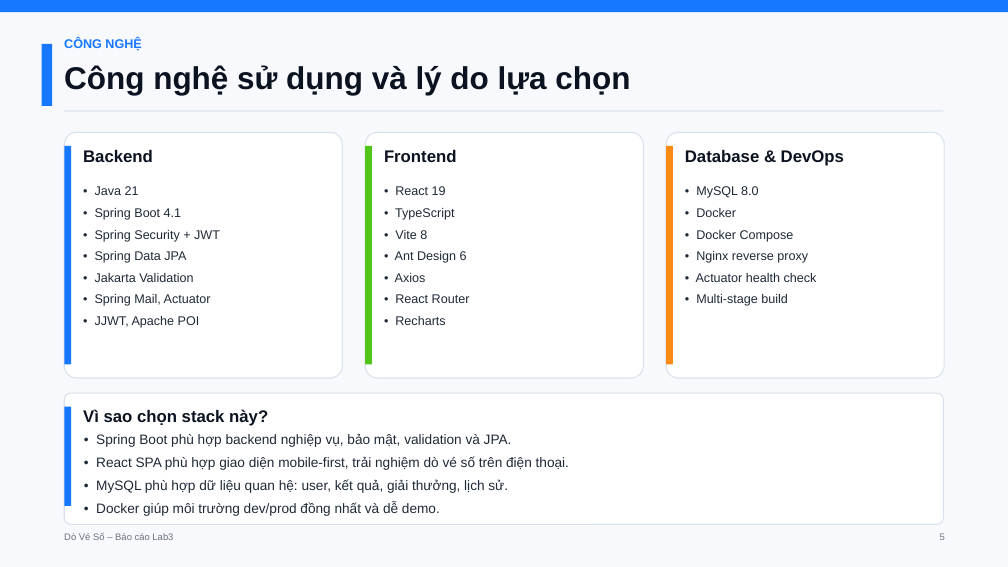
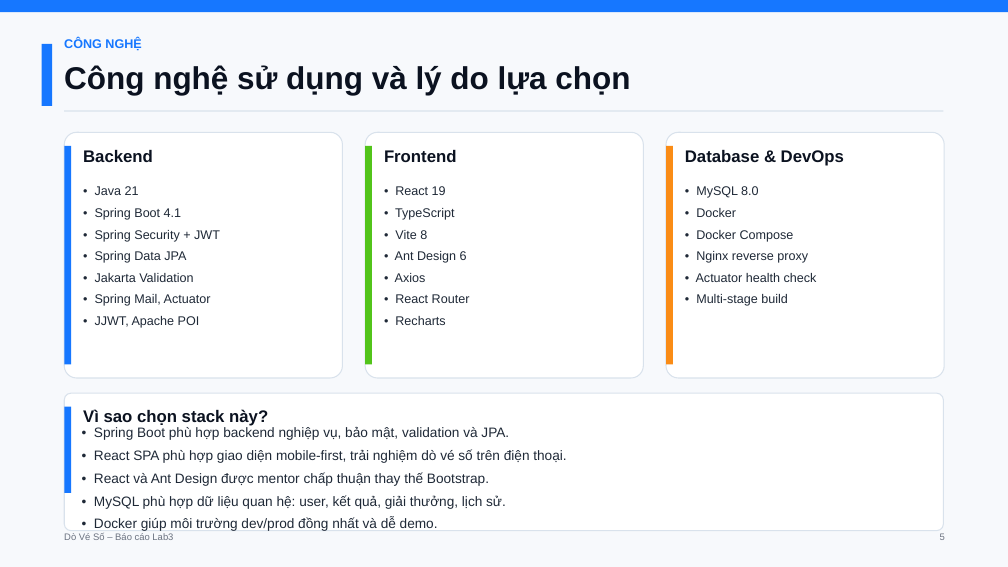
Before and after one commit to Stratoze/lab301, a slide deck: slide 5 of Task 9/Presentation/DoVeSo_BaoCao_Lab3.pptx. Drawn at 1008x567 pixels with LibreOffice and Linux fonts; fonts in the diff are those of the drawing. Boxes give left, top, right and bottom in pixels: in the first picture for what was removed or moved away, otherwise in the second. Text is boxed around its words. In the diff, an @@ line names an element or a change of style, - is before the commit and + after.

```diff
--- a/Task 9/Presentation/DoVeSo_BaoCao_Lab3.pptx
+++ b/Task 9/Presentation/DoVeSo_BaoCao_Lab3.pptx
@@ rounded rectangle: place and size @@
-rounded rectangle at (64,393,944,525)
+rounded rectangle at (64,393,944,531)
@@ rectangle: place and size @@
-rectangle at (64,407,71,506)
+rectangle at (64,407,71,493)
@@ text "• Spring Boot phù hợp ...": place and size @@
-text "• Spring Boot phù hợp ..." at (96,434,569,516)
+text "• Spring Boot phù hợp ..." at (94,427,566,531)
@@ text at (94,472,489,486): paragraph added @@
+• React và Ant Design được mentor chấp thuận thay thế Bootstrap.
```
Also in this commit, not shown: 19 other slides changed, 17 other files.
